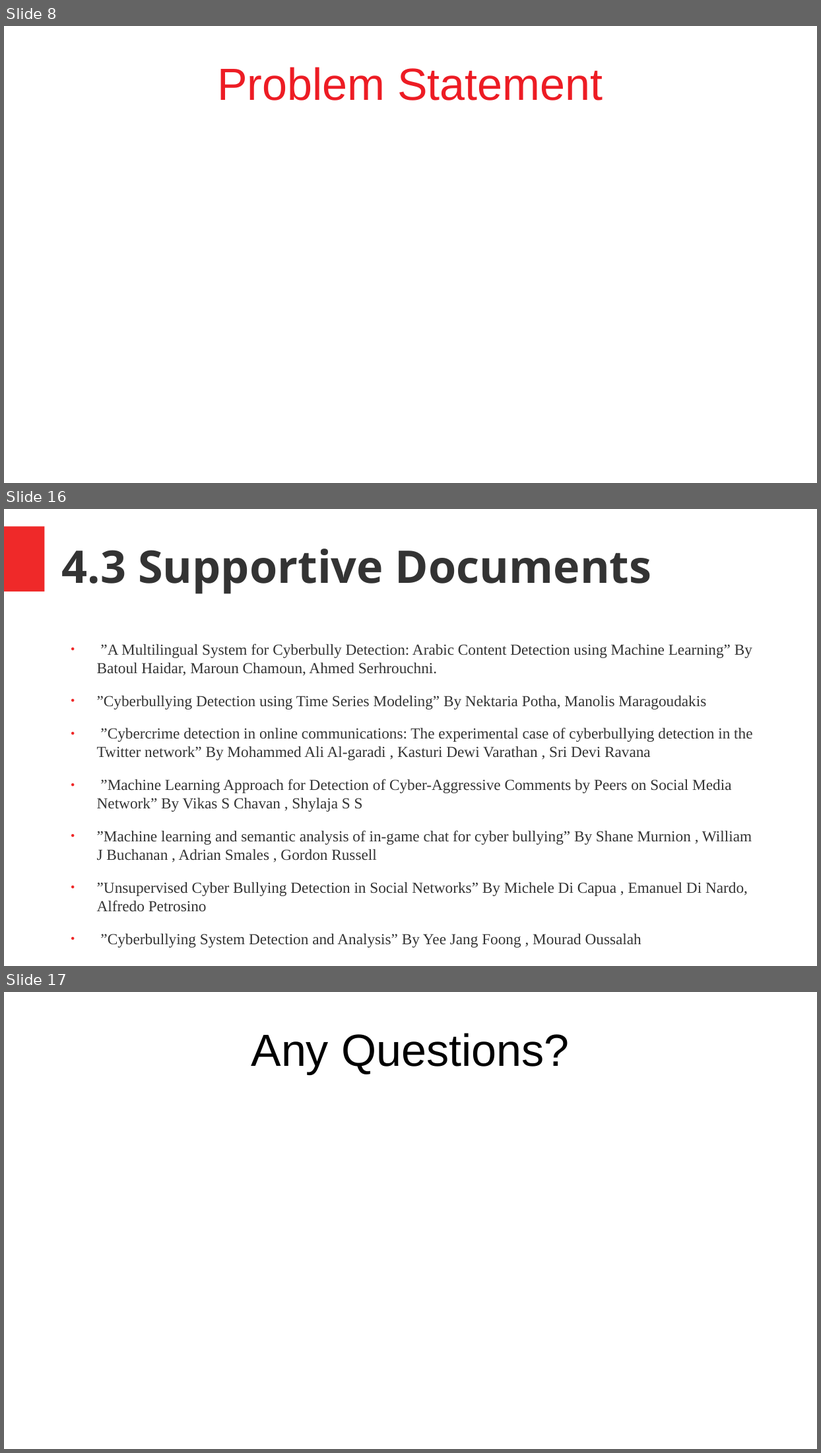
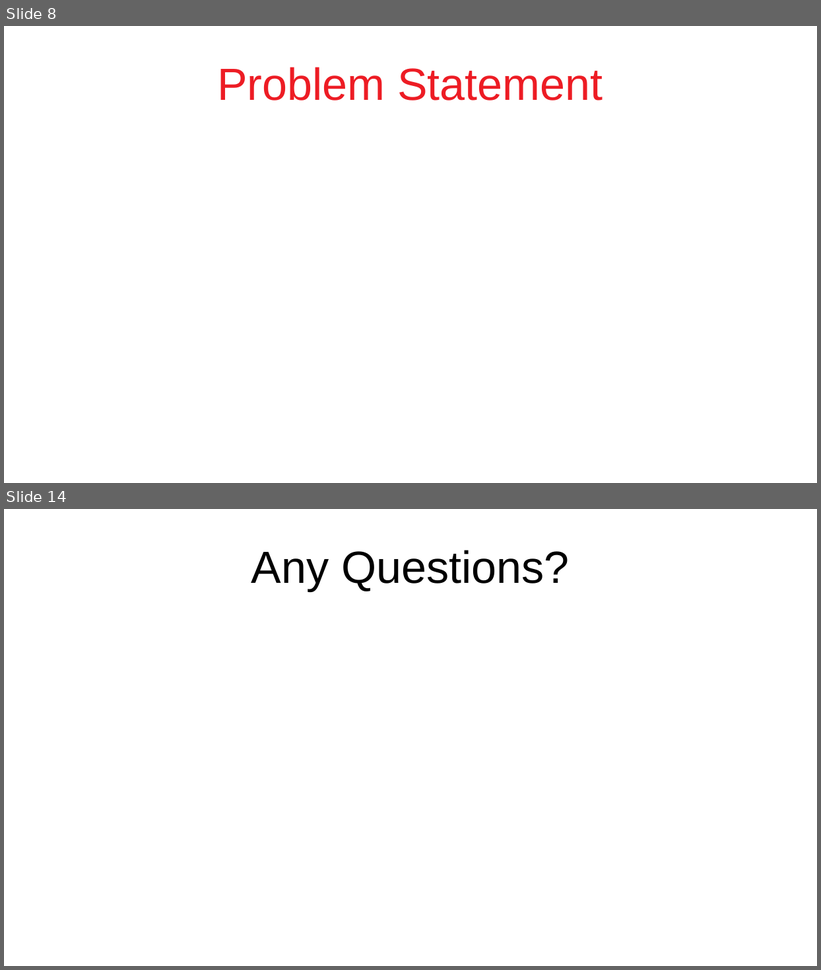
Before and after one commit to DevJohnIbrahim/SSM-GP, a slide deck: Graduation Proposal/Cyberbullypresentation.pptx. Shown one above the other, each under a label of ours: slides 8, 16 and 17 before the commit, slides 8 and 14 after it; the slides between them are not shown. The pictures are 821x1453 and 821x970 pixels, drawn with LibreOffice and Linux fonts; fonts in the diff are those of the drawing. Boxes give left, top, right and bottom in pixels: in the first picture for what was removed or moved away, otherwise in the second. Text is boxed around its words. In the diff, an @@ line names an element or a change of style, - is before the commit and + after.

```diff
--- a/Graduation Proposal/Cyberbullypresentation.pptx
+++ b/Graduation Proposal/Cyberbullypresentation.pptx
@@ slide 16 removed at <box>4,509,817,966</box>, background #FFFFFF @@
@@ rectangle removed at <box>4,527,44,592</box> @@
@@ text removed at <box>62,549,652,594</box> @@
-4.3 Supportive Documents
@@ text removed at <box>97,644,752,948</box> @@
-● ”A Multilingual System for Cyberbully Detection: Arabic Content Detection using Machine Learning” By Batoul Haidar, Maroun Chamoun, Ahmed Serhrouchni.
-● ”Cyberbullying Detection using Time Series Modeling” By Nektaria Potha, Manolis Maragoudakis
-● ”Cybercrime detection in online communications: The experimental case of cyberbullying detection in the Twitter network” By Mohammed Ali Al-garadi , Kasturi Dewi Varathan , Sri Devi Ravana
-● ”Machine Learning Approach for Detection of Cyber-Aggressive Comments by Peers on Social Media Network” By Vikas S Chavan , Shylaja S S
-● ”Machine learning and semantic analysis of in-game chat for cyber bullying” By Shane Murnion , William J Buchanan , Adrian Smales , Gordon Russell
-● ”Unsupervised Cyber Bullying Detection in Social Networks” By Michele Di Capua , Emanuel Di Nardo, Alfredo Petrosino
-● ”Cyberbullying System Detection and Analysis” By Yee Jang Foong , Mourad Oussalah
@@ what was slide 17 is now slide 14 @@
```
Also in this commit, not shown: 6 slides added, 8 other slides removed, 1 other file.
